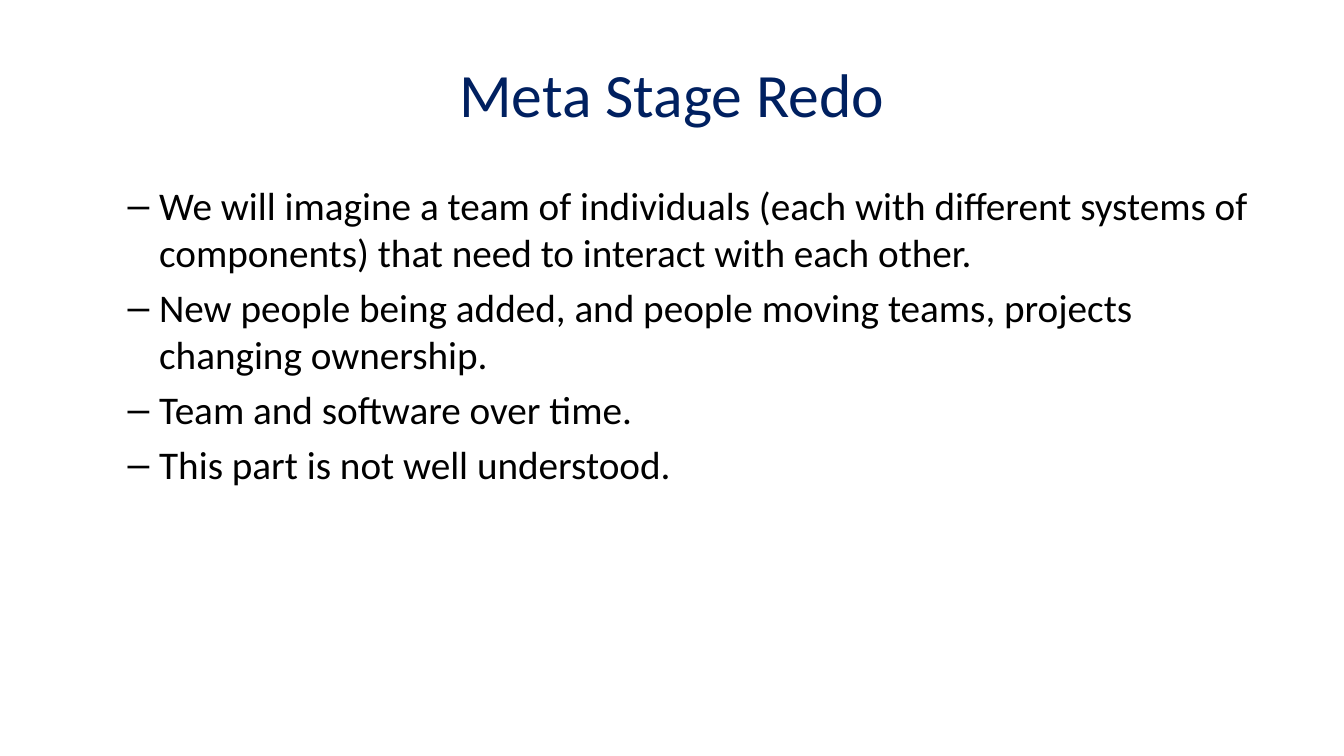
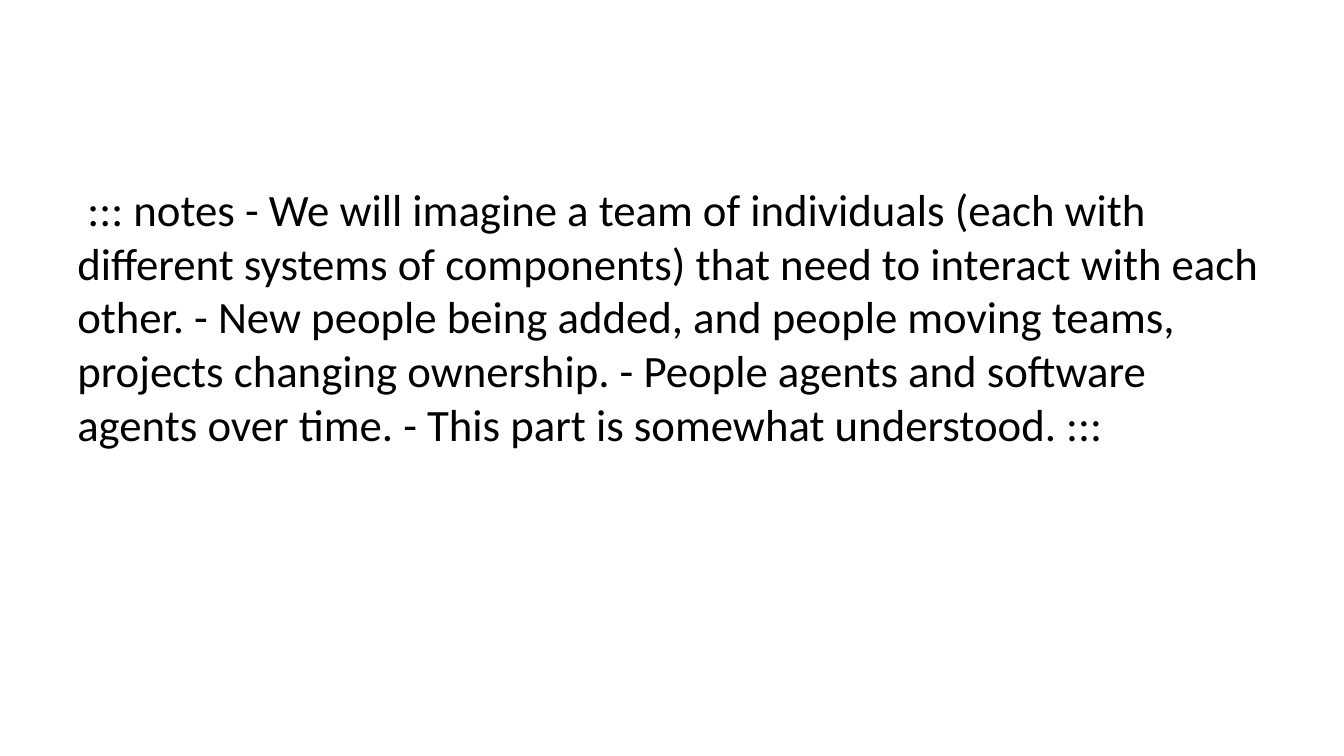
Before and after one commit to masters3d/ingenio, a slide deck: slide 12 of presentation/render/career_behaviors.pptx (slide 9 before the commit). Drawn at 1344x756 pixels with LibreOffice and Linux fonts; fonts in the diff are those of the drawing. Boxes give left, top, right and bottom in pixels: in the first picture for what was removed or moved away, otherwise in the second. Text is boxed around its words. In the diff, an @@ line names an element or a change of style, - is before the commit and + after.

```diff
--- a/presentation/render/career_behaviors.pptx
+++ b/presentation/render/career_behaviors.pptx
@@ title removed at bbox=[459, 74, 884, 128] @@
-Meta Stage Redo
@@ text at bbox=[77, 193, 1258, 449]: text changed; size 28 to 32 pt @@
-  – We will imagine a team of individuals (each with different systems of components) that need to interact with each other.
-  – New people being added, and people moving teams, projects changing ownership.
-  – Team and software over time.
-  – This part is not well understood.
+::: notes - We will imagine a team of individuals (each with different systems of components) that need to interact with each other. - New people being added, and people moving teams, projects changing ownership. - People agents and software agents over time. - This part is somewhat understood. :::
```
Also in this commit, not shown: 7 other slides changed, 16 slides added, 5 slides removed, 7 other files.
